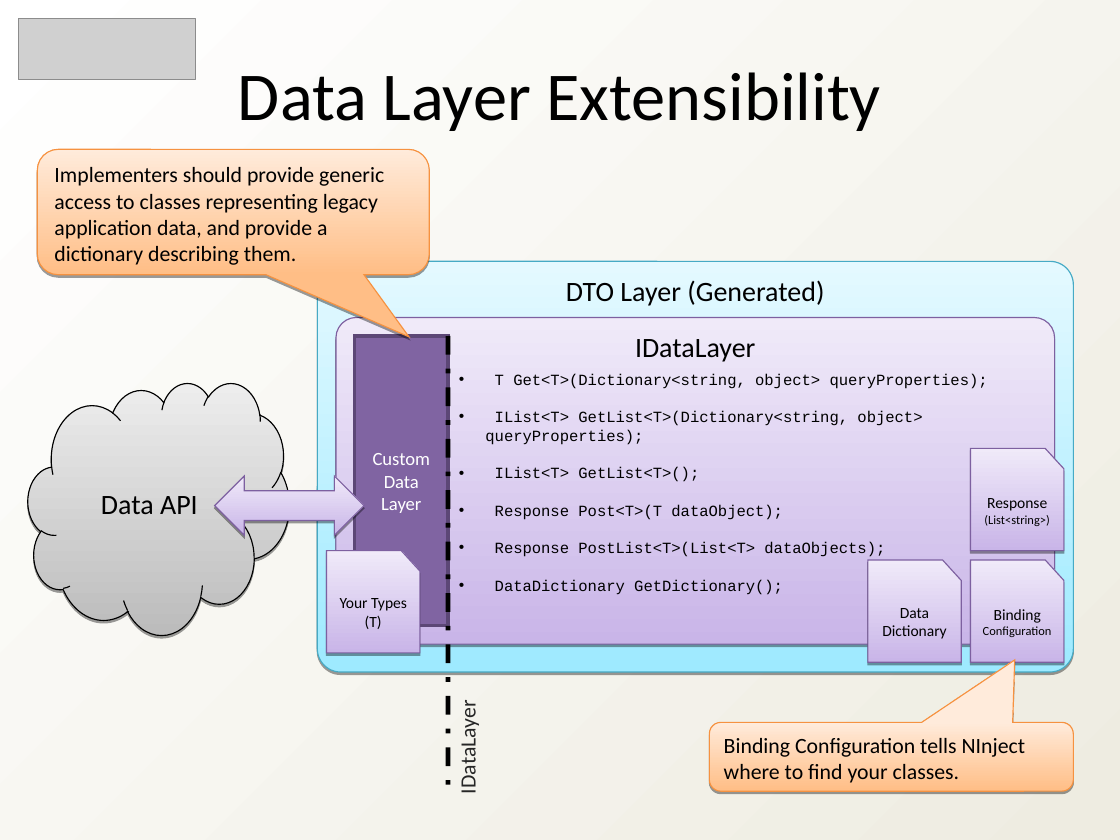
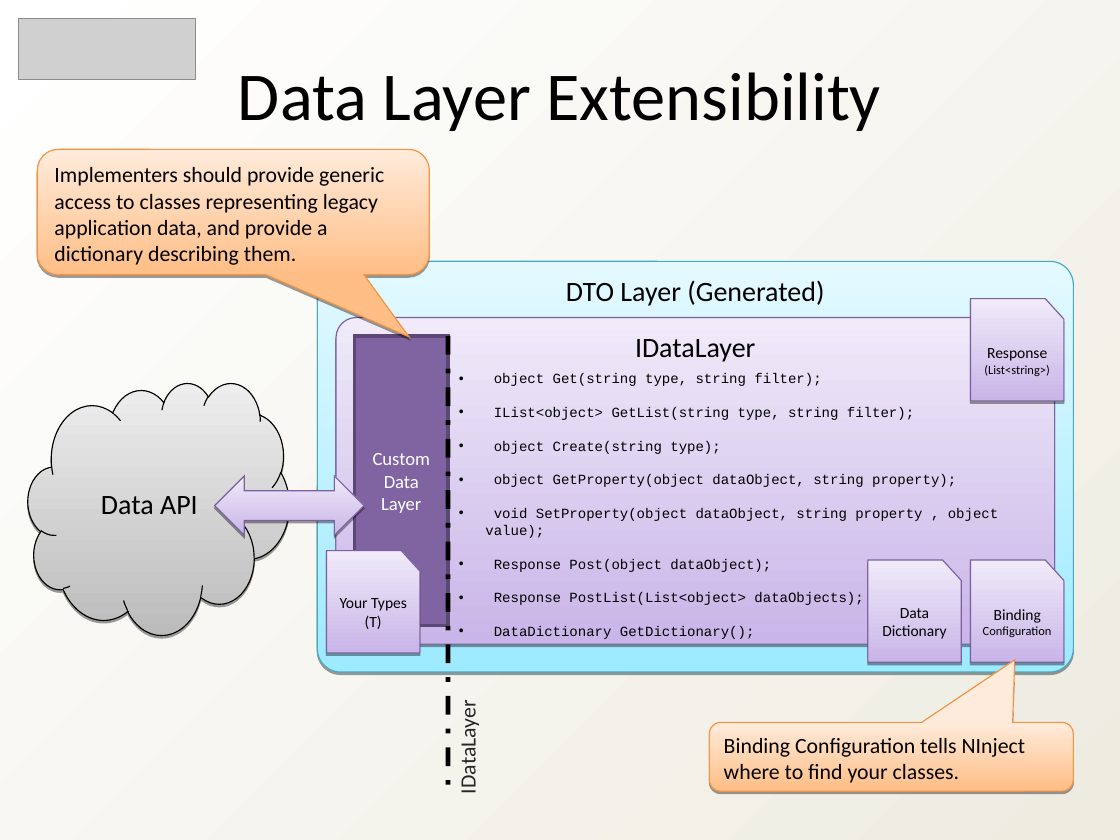
Before and after one commit to heyena/iring-tools, a slide deck: slide 13 of trunk/Documentation/iRINGTools_SDK_Overview_v1_2_1.ppt. Drawn at 1120x840 pixels with LibreOffice and Linux fonts; fonts in the diff are those of the drawing; grey boxes stand for pictures. Boxes give left, top, right and bottom in pixels: in the first picture for what was removed or moved away, otherwise in the second. Text is boxed around its words. In the diff, an @@ line names an element or a change of style, - is before the commit and + after.

Commit message:
Made IDataLayer changes to SDK Overview

```diff
--- a/trunk/Documentation/iRINGTools_SDK_Overview_v1_2_1.ppt
+++ b/trunk/Documentation/iRINGTools_SDK_Overview_v1_2_1.ppt
@@ flow chart punched card "Response (List<string>)": place and size @@
-flow chart punched card "Response (List<string>)" at box(971, 448, 1064, 550)
+flow chart punched card "Response (List<string>)" at box(971, 299, 1064, 401)
@@ text at box(485, 373, 998, 605): text changed; size 10 to 9 pt @@
-• T Get<T>(Dictionary<string, object> queryProperties);
-• IList<T> GetList<T>(Dictionary<string, object> queryProperties);
-• IList<T> GetList<T>();
-• Response Post<T>(T dataObject);
-• Response PostList<T>(List<T> dataObjects);
+• object Get(string type, string filter);
+• IList<object> GetList(string type, string filter);
+• object Create(string type);
+• object GetProperty(object dataObject, string property);
+• void SetProperty(object dataObject, string property , object value);
+• Response Post(object dataObject);
+• Response PostList(List<object> dataObjects);
@@ text at box(494, 626, 755, 639): size 10 to 9 pt in "DataDictionary GetDictionary();" @@
```
